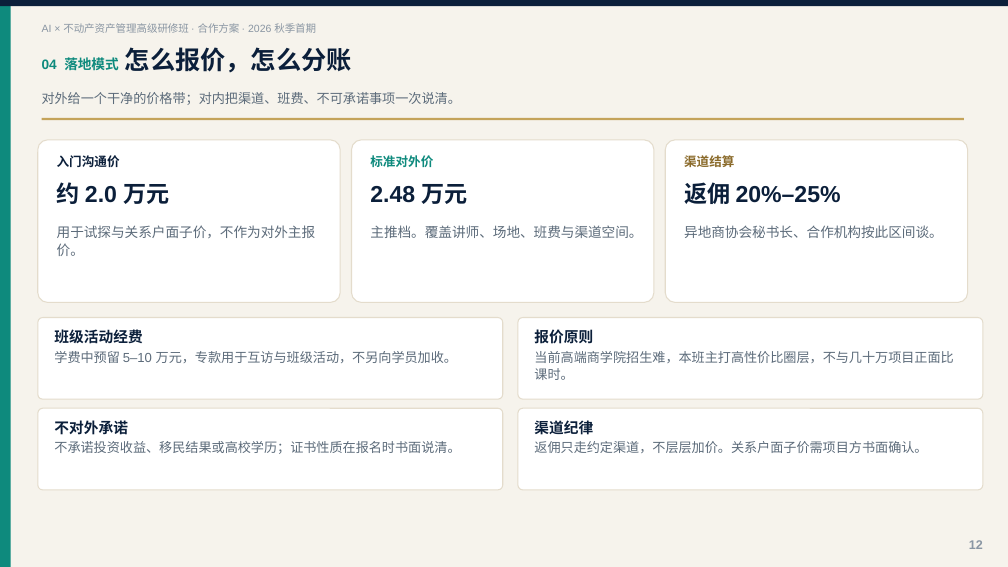
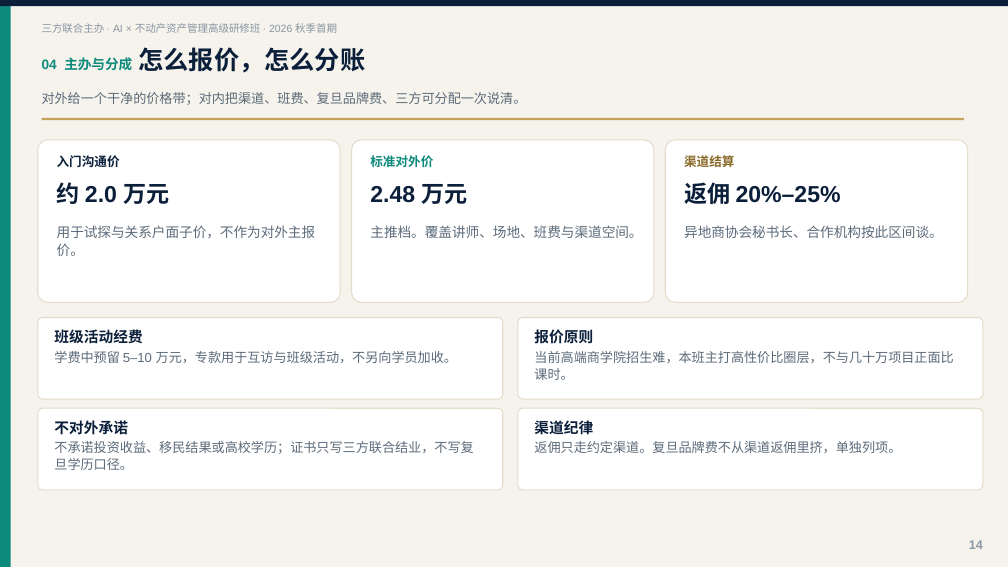
Before and after one commit to hujigang2010-maker/AIDEN, a slide deck: slide 14 of output/AI+不动产资产管理高级研修班_合作方案.pptx (slide 12 before the commit). Drawn at 1008x567 pixels with LibreOffice and Linux fonts; fonts in the diff are those of the drawing. Boxes give left, top, right and bottom in pixels: in the first picture for what was removed or moved away, otherwise in the second. Text is boxed around its words. In the diff, an @@ line names an element or a change of style, - is before the commit and + after.

```diff
--- a/output/AI+不动产资产管理高级研修班_合作方案.pptx
+++ b/output/AI+不动产资产管理高级研修班_合作方案.pptx
@@ text at (x1=42, y1=23, x2=337, y2=33): text changed @@
-AI × 不动产资产管理高级研修班 · 合作方案 · 2026 秋季首期
+三方联合主办 · AI × 不动产资产管理高级研修班 · 2026 秋季首期
@@ text at (x1=42, y1=47, x2=365, y2=73): text changed @@
-04 落地模式 怎么报价，怎么分账
+04 主办与分成 怎么报价，怎么分账
@@ text at (x1=42, y1=92, x2=527, y2=105): text changed @@
-对外给一个干净的价格带；对内把渠道、班费、不可承诺事项一次说清。
+对外给一个干净的价格带；对内把渠道、班费、复旦品牌费、三方可分配一次说清。
@@ text at (x1=54, y1=441, x2=473, y2=470): text changed @@
-不承诺投资收益、移民结果或高校学历；证书性质在报名时书面说清。
+不承诺投资收益、移民结果或高校学历；证书只写三方联合结业，不写复旦学历口径。
@@ text at (x1=534, y1=441, x2=901, y2=453): text changed @@
-返佣只走约定渠道，不层层加价。关系户面子价需项目方书面确认。
+返佣只走约定渠道。复旦品牌费不从渠道返佣里挤，单独列项。
@@ text at (x1=969, y1=540, x2=983, y2=549): text changed @@
-12
+14
```
Also in this commit, not shown: 14 other slides changed, 4 slides added, 2 slides removed, 2 other files.
